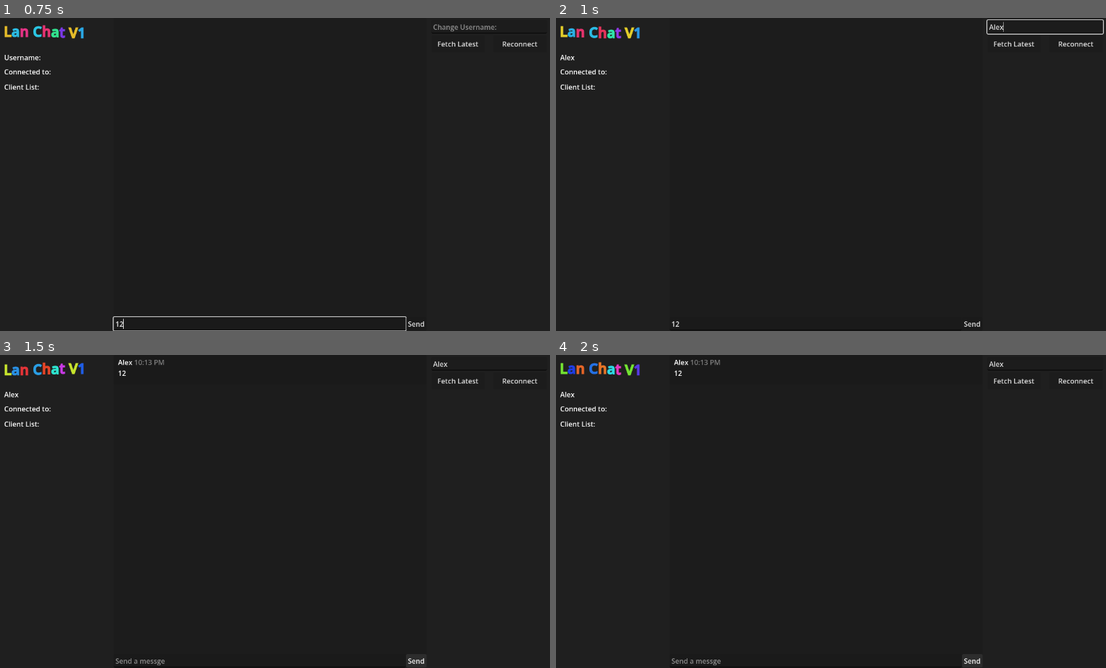
Above: before the commit, frames 1-4 (two rows, left to right).
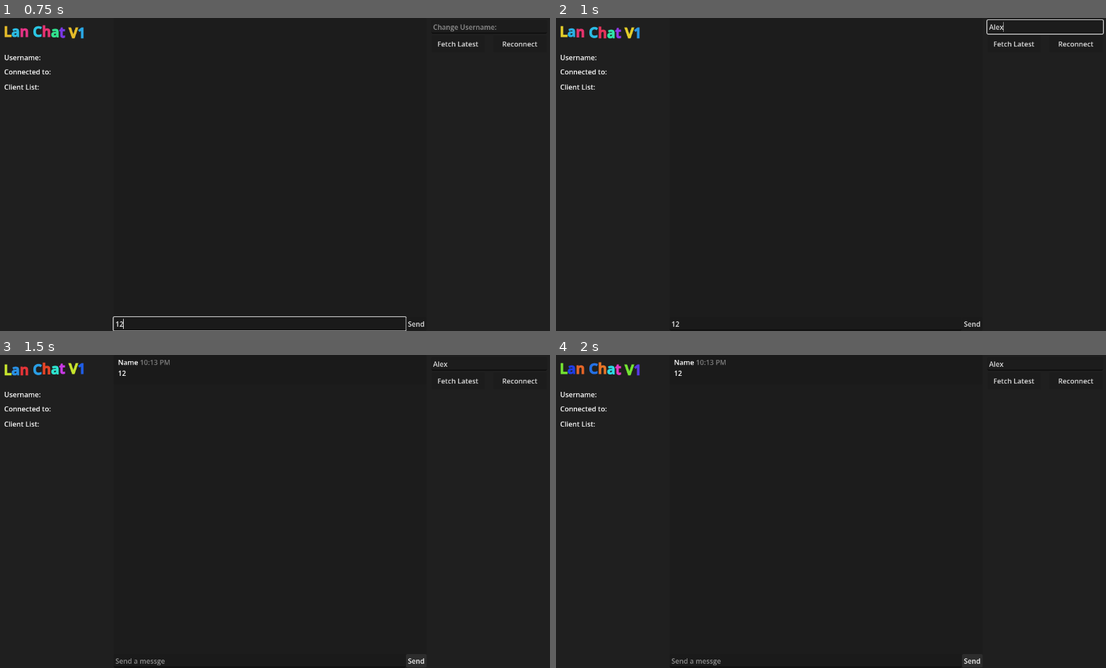
Above: after the commit, the same moments.

Repository: BookiLukie/lan-chat
Game: Godot game, scene res://client_view.tscn
Same seed, same stepped clock (60 frames per second), same inputs: the game is played once before the commit and once after it. This scene is started directly instead of the project's main scene. The engine's default icon, where the game draws it, is replaced by a stand-in: a white triangle on a blue panel in a dark square.
Inputs (mouse positions are in pixels of both pictures, inside the frame that each line leads up to):
- Up to frame 1 (0.75 s): click (258, 324) at 0.52 s; type "12" at 0.6 s
- Up to frame 2 (1 s): click (1045, 27) at 0.75 s; type "Alex" at 0.83 s
- Up to frame 3 (1.5 s): click "Send" at 1.25 s
- Up to frame 4 (2 s): no input

Frame 1 is identical in both runs. In frame 2, less than 0.1% of the frame differs, in the area x 0-8%, y 11-14%; in frame 3, 0.2%, in the area x 0-31%, y 1-14%; in frame 4, 0.2%.
Error before the commit: Invalid operands 'String' and 'Nil' in operator '+'. (res://script/client_view.gd:4)
Error after the commit: Invalid operands 'String' and 'Nil' in operator '+'. (res://script/client_view.gd:5)

Commit message:
Fixed server finding, still need to make it look nice

Diff:
--- a/classes/server_entry.gd
+++ b/classes/server_entry.gd
@@ -31,6 +31,7 @@
 
 func _on_connect_pressed() -> void:
 	Global.host_ip = server_ip
+	Global.current_client["user"] = $Panel2/TextEdit2.text
 	LanHandler.client_info.set("name", Global.current_client.user)
 	if LanHandler.join_lobby(server_ip):
 		get_tree().change_scene_to_file("res://client_view.tscn")
--- a/client_view.tscn
+++ b/client_view.tscn
@@ -93,4 +93,4 @@
 
 [connection signal="pressed" from="Reconnect" to="." method="_on_reconnect_pressed"]
 [connection signal="pressed" from="FetchLatest" to="." method="_on_fetch_latest_pressed"]
-[connection signal="text_changed" from="LineEdit" to="." method="_on_line_edit_text_changed"]
+[connection signal="text_submitted" from="LineEdit" to="." method="_on_line_edit_text_changed"]
--- a/main_menu.tscn
+++ b/main_menu.tscn
@@ -118,20 +118,28 @@
 vertical_alignment = 1
 
 [node name="ScrollContainer" type="ScrollContainer" parent="Panel3" unique_id=25083598]
-layout_mode = 0
-offset_top = 60.0
-offset_right = 366.0
-offset_bottom = 406.0
+layout_mode = 1
+anchors_preset = -1
+anchor_top = 0.147
+anchor_right = 1.0
+anchor_bottom = 1.0
+offset_top = 0.17100143
+offset_bottom = -1.0
+grow_horizontal = 2
+grow_vertical = 2
 
 [node name="VBoxContainer" type="VBoxContainer" parent="Panel3/ScrollContainer" unique_id=496336502]
 layout_mode = 2
 
 [node name="Button" type="Button" parent="Panel3" unique_id=75670269]
-layout_mode = 0
-offset_top = -32.0
-offset_right = 139.0
+layout_mode = 1
+anchors_preset = -1
+anchor_top = -0.079
+anchor_right = 0.53300005
+offset_top = 0.15299988
+offset_right = -0.07801819
 offset_bottom = -1.0
-text = "Restart/Refresh"
+text = "Start Search/Restart"
 
 [connection signal="pressed" from="VBoxContainer/Button" to="." method="_on_button_pressed"]
 [connection signal="pressed" from="VBoxContainer/Button5" to="." method="_on_button_5_pressed"]
--- a/script/Global.gd
+++ b/script/Global.gd
@@ -1,4 +1,9 @@
 extends Node
+
+
+## Node refrencing
+var HostUI
+var ClientUI
 
 var host_ip
 var current_client = {
--- a/script/Main_menu.gd
+++ b/script/Main_menu.gd
@@ -33,4 +33,5 @@
 
 func _on_button_5_pressed() -> void:
 	$Panel3.visible = !$Panel3.visible
-	LanHandler.start_client_discovery()
+	await LanHandler.start_client_discovery()
+	LanHandler.restart_client_discovery()
--- a/script/MultiplayHandler.gd
+++ b/script/MultiplayHandler.gd
@@ -64,24 +64,17 @@
 
 # Call this when opening the join menu to start listening for hosts
 func start_client_discovery():
-	discovered_servers.clear()
+	if client_udp_peer.is_bound():
+		client_udp_peer.close()
 
-	# If it's already bound, we don't need to bind it again!
-	if client_udp_peer.is_bound():
-		print("Client discovery already active on port ", DISCOVERY_PORT)
-		return
+		discovered_servers.clear()
 
-	var error : Error
-	@warning_ignore("unassigned_variable")
-	while error != OK:
-		error = client_udp_peer.bind(DISCOVERY_PORT)
+		var error = client_udp_peer.bind(DISCOVERY_PORT)
 		if error == OK:
 			client_udp_peer.set_broadcast_enabled(true)
-			print("Client successfully listening for LAN servers on port ", DISCOVERY_PORT)
+			print("Client discovery restarted and listening on port ", DISCOVERY_PORT)
 		else:
-			print("Failed to bind client discovery port: ", error)
-			await get_tree().process_frame ## retry next frame
-			continue
+			print("Failed to restart client discovery: ", error)
 
 func restart_client_discovery():
 	if client_udp_peer.is_bound():
--- a/script/client_view.gd
+++ b/script/client_view.gd
@@ -1,6 +1,7 @@
 extends Control
 
 func _ready() -> void:
+	Global.ClientUI = self
 	$"Text Boxes/IPAddress".text = "Connected to: " + Global.host_ip
 	$"Text Boxes/Username".text = Global.current_client.user
 
--- a/script/hostUI.gd
+++ b/script/hostUI.gd
@@ -6,6 +6,7 @@
 	get_all_ipv4()
 	LanHandler.client_connected.connect(_on_client_list_changed)
 	LanHandler.client_disconnected.connect(_on_client_list_changed_disc)
+	Global.HostUI = self
 	await get_tree().process_frame
 	$"Text Boxes/IPAddress".text = str(ipv4s).remove_chars('"[]')
 	$"Text Boxes/Username".text = Global.current_client.user
